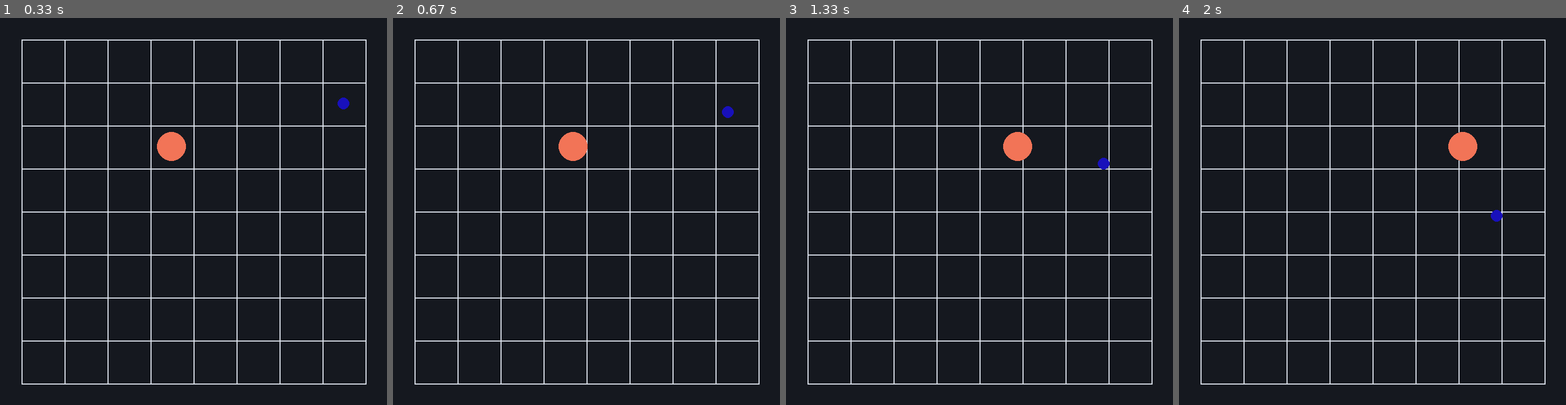
Above: before the commit, frames 1-4 (left to right).
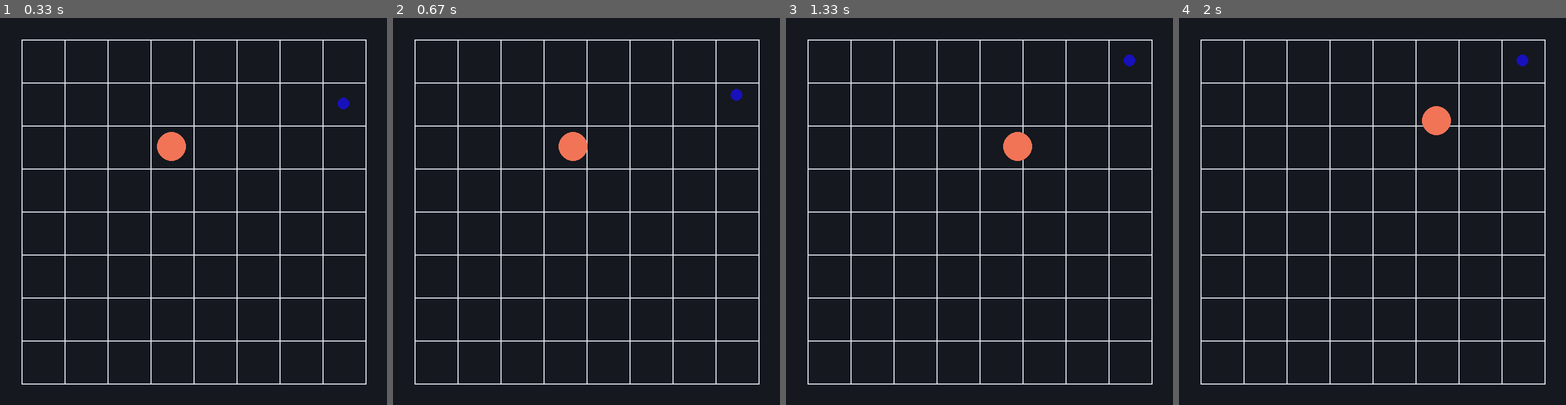
Above: after the commit, the same moments.

Repository: MatevzVidovic/pygame_renderer
Game: pygame game, started from src/4_grid_robot_catching_mice/main.py
Same seed, same stepped clock (60 frames per second), same inputs: the game is played once before the commit and once after it.
Inputs (mouse positions are in pixels of both pictures, inside the frame that each line leads up to):
- Up to frame 1 (0.33 s): no input
- Up to frame 2 (0.67 s): no input
- Up to frame 3 (1.33 s): no input
- Up to frame 4 (2 s): click (1515, 346) at 1.88 s

Frame 1 is identical in both runs. In frame 2, 0.1% of the frame differs, in the area x 85-91%, y 18-26%; in frame 3, 0.1%; in frame 4, 1.0%, in the area x 62-91%, y 9-53%.

Commit message:
Test if game modes work

Diff:
--- a/src/4_grid_robot_catching_mice/solution.py
+++ b/src/4_grid_robot_catching_mice/solution.py
@@ -1,6 +1,6 @@
 """Write the robot strategy here; it can use normal sequential Python."""
 
-from problem_driver import Direction, Ops
+from problem_driver import Direction, Ops, InitOps, GameModeEnum
 
 """
 
@@ -158,18 +158,52 @@
 
 def main(ops: Ops) -> None:
 
+    InitOps.set_game_mode(GameModeEnum.AVOIDANT)
+    # InitOps.set_game_mode(GameModeEnum.MARKOV_CHAIN)
+
+    while True:
+        print("ja")
+        print(ops.scout_yourself())
+        cat = ops.scout_yourself()
+        print(ops.scout_for_mouse())
+        maus = ops.scout_for_mouse()
+        delta = maus - cat
+        print(delta)
+        y = delta[0]
+        x = delta[1]
+        if x < 0 and y < 0:
+            if abs(x) > abs(y):
+                ops.move(Direction.LEFT)
+            else:
+                ops.move(Direction.UP)
+        elif x < 0 and y >= 0:
+            if abs(x) > abs(y):
+                ops.move(Direction.LEFT)
+            else:
+                ops.move(Direction.DOWN)
+        elif x >= 0 and y < 0:
+            if abs(x) > abs(y):
+                ops.move(Direction.RIGHT)
+            else:
+                ops.move(Direction.UP)
+        else:
+            if abs(x) > abs(y):
+                ops.move(Direction.RIGHT)
+            else:
+                ops.move(Direction.DOWN)
+
     ## Showcase of how fns can be used
 
     # Each move waits until the requested move has been drawn before returning.
-    print(ops.scout_yourself())
-    print("aaaa")
-    for i in range(8):
-        ops.move(Direction.RIGHT)
-        mouse_pos = ops.scout_for_mouse()
-        print(mouse_pos)
-    ops.move(Direction.DOWN)
-    ops.move(Direction.LEFT)
-    ops.move(Direction.UP)
+    # print(ops.scout_yourself())
+    # print("aaaa")
+    # for i in range(8):
+    #     ops.move(Direction.RIGHT)
+    #     mouse_pos = ops.scout_for_mouse()
+    #     print(mouse_pos)
+    # ops.move(Direction.DOWN)
+    # ops.move(Direction.LEFT)
+    # ops.move(Direction.UP)
 
     ## Solutions:
 
